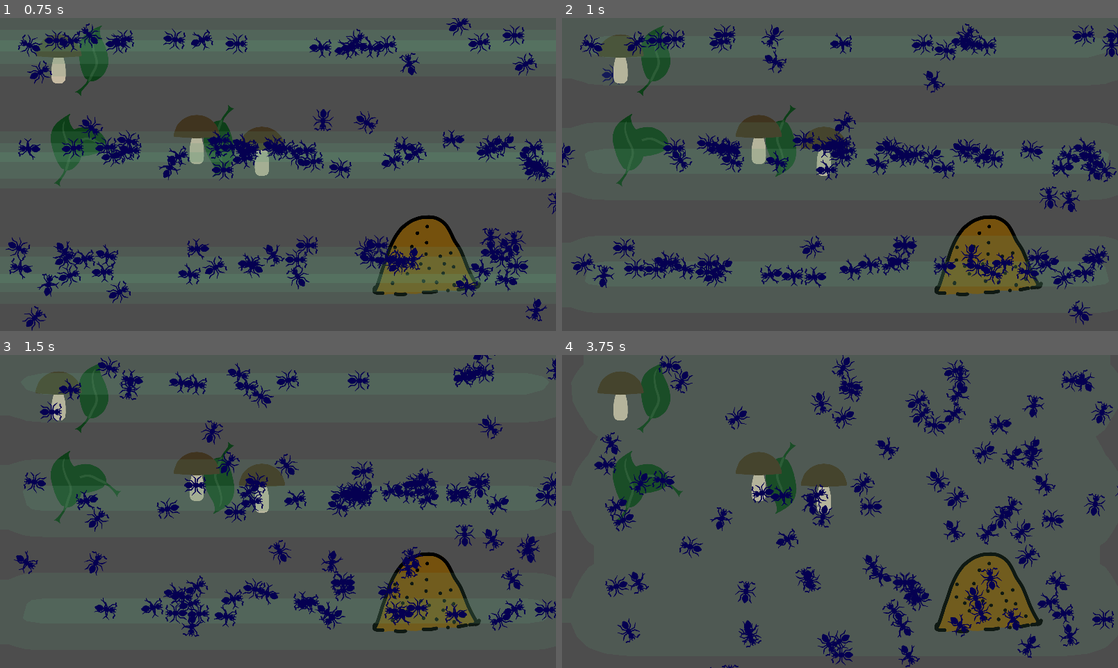
Above: before the commit, frames 1-4 (two rows, left to right).
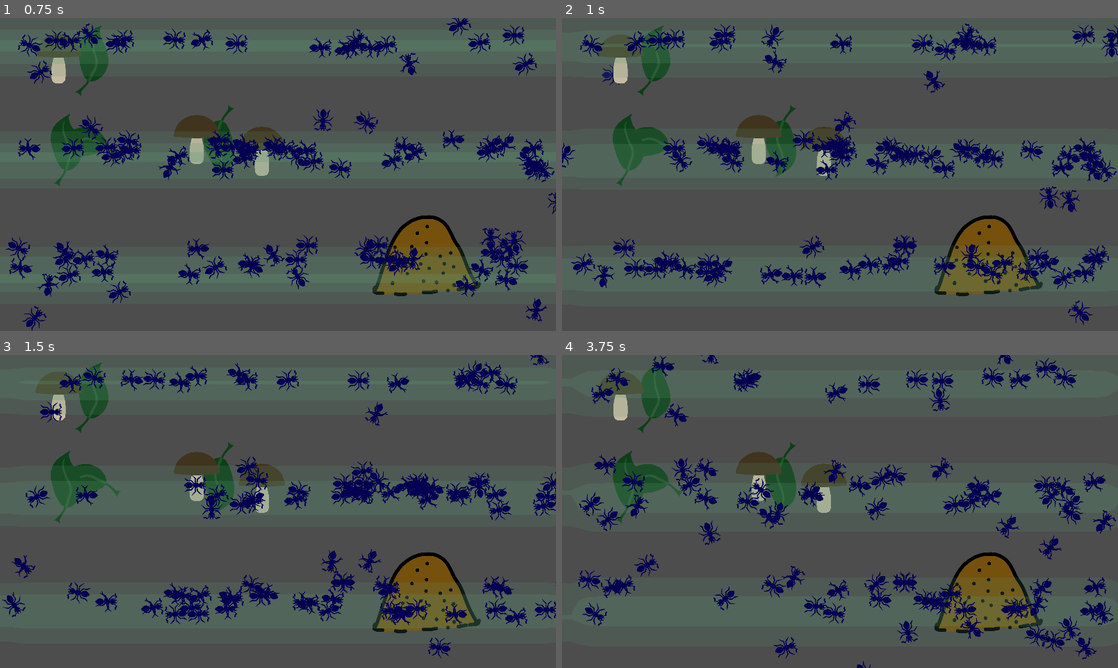
Above: after the commit, the same moments.

Repository: allemansratten/AntColonyTycoonDeluxe
Game: Godot game, scene res://game.tscn
Same seed, same stepped clock (60 frames per second), same inputs: the game is played once before the commit and once after it.
Inputs (mouse positions are in pixels of both pictures, inside the frame that each line leads up to):
- Up to frame 1 (0.75 s): move the mouse to (400, 158) at 0.52 s; click (400, 158) at 0.67 s
- Up to frame 2 (1 s): no input
- Up to frame 3 (1.5 s): move the mouse to (166, 527) at 1.27 s; click (166, 527) at 1.42 s
- Up to frame 4 (3.75 s): move the mouse to (895, 442) at 2.02 s; click (895, 442) at 2.17 s; move the mouse to (812, 574) at 2.77 s; click (812, 574) at 2.92 s; move the mouse to (1006, 558) at 3.52 s; click (1006, 558) at 3.67 s

Frame 1 is identical in both runs. In frame 2, 0.1% of the frame differs, in the area x 7-87%, y 19-88%; in frame 3, 8.1%; in frame 4, 15%, in the area x 2-100%, y 0-100%.

Commit message:
Adjusted Blur Kernel

Diff:
--- a/pheromone_layer.gd
+++ b/pheromone_layer.gd
@@ -2,7 +2,7 @@
 
 @export var grid_size = Vector2(16 * 2, 9 * 2)
 @export var overlay_color: Color = Color(1, 0, 0, 0.5)
-@export var decay_rate = 0.03  # Decay by 1%
+@export var decay_rate = 0.02  # Decay by 1%
 
 var grid_data = []
 var is_drawing = false  # To track if the user is currently drawing
@@ -99,36 +99,34 @@
 func decay_grid():
 	var new_grid = []
 
-	# Symmetric 5x5 Gaussian kernel
+	# Softer 3x3 Gaussian kernel for a very soft blur
+# Properly normalized symmetric 3x3 Gaussian kernel
 	var kernel = [
-		[1.0, 4.0, 6.0, 4.0, 1.0],
-		[4.0, 16.0, 24.0, 16.0, 4.0],
-		[6.0, 24.0, 36.0, 24.0, 6.0],
-		[4.0, 16.0, 24.0, 16.0, 4.0],
-		[1.0, 4.0, 6.0, 4.0, 1.0]
+	[0.025, 0.05, 0.025],  # Weights for neighboring cells
+	[0.05,  0.7,  0.05],   # 0.7 for the center cell, ensuring it's dominant
+	[0.025, 0.05, 0.025]   # Weights for neighboring cells
 	]
-	var kernel_sum = 256.0  # Sum of all kernel values
+
 
 	# Create a new grid to store the blurred and decayed values
 	for y in range(int(grid_size.y)):
 		new_grid.append([])
 		for x in range(int(grid_size.x)):
 			var sum = 0.0
-			var total_weight = 0.0
 
 			# Apply Gaussian blur around the current cell
-			for ky in range(-2, 3):
-				for kx in range(-2, 3):
+			for ky in range(-1, 2):  # Iterate over the 3x3 kernel
+				for kx in range(-1, 2):
 					var grid_x = x + kx
 					var grid_y = y + ky
 
 					# Ensure that the kernel doesn't go out of bounds
 					if grid_x >= 0 and grid_x < int(grid_size.x) and grid_y >= 0 and grid_y < int(grid_size.y):
-						var weight = kernel[ky + 2][kx + 2]
+						var weight = kernel[ky + 1][kx + 1]
 						sum += grid_data[grid_y][grid_x] * weight
 
 			# Calculate the blurred value and apply decay
-			var blurred_value = sum / kernel_sum
+			var blurred_value = sum  # No need to divide by kernel sum since it is already normalized
 			new_grid[y].append(max(0, blurred_value * (1 - decay_rate)))  # Apply decay
 
 	# Replace the old grid with the new one
Not shown: 1 places in ant.tscn that only renumber resources
